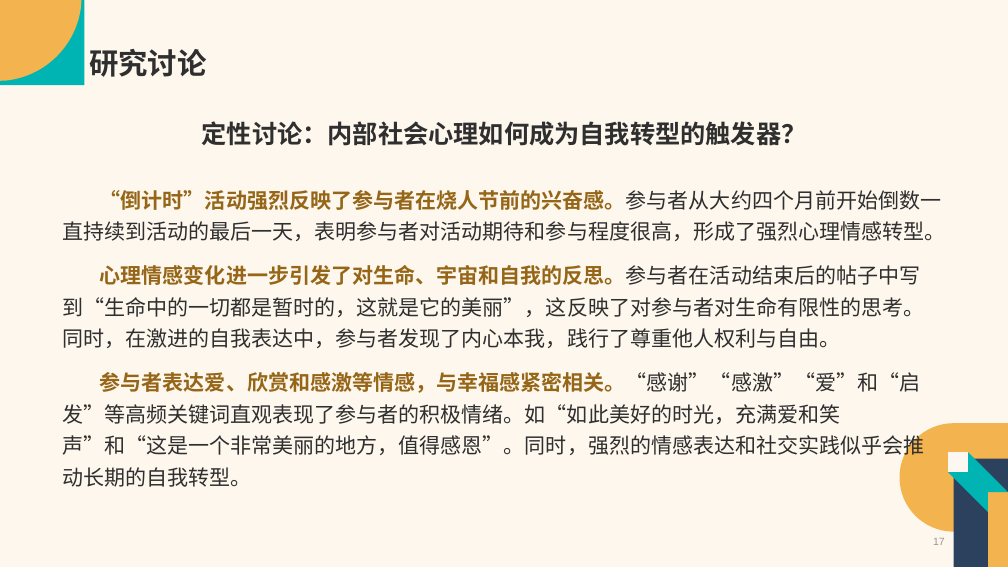
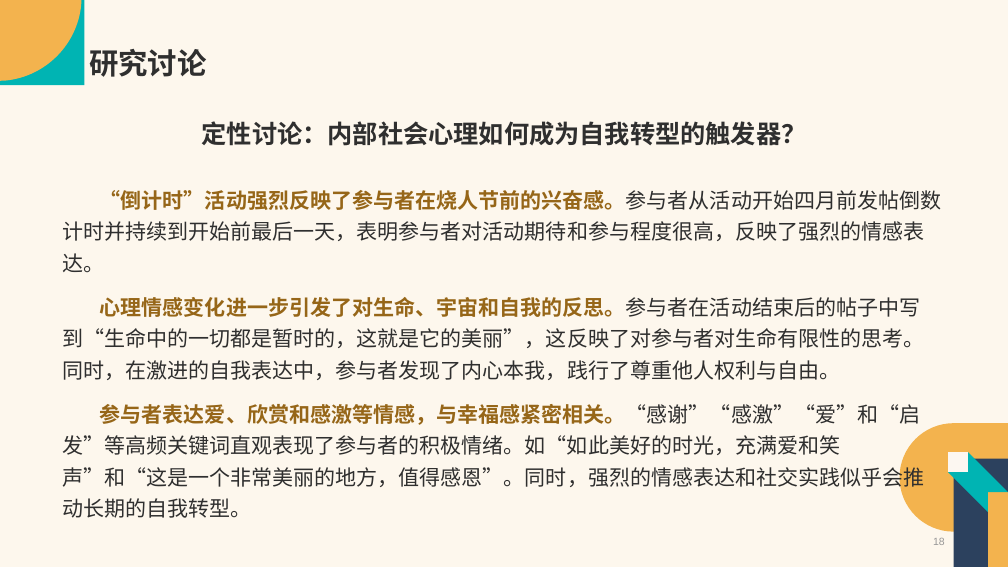
Before and after one commit to Vaelubo/Research, a slide deck: slide 18 of SSCI文章汇报.pptx (slide 17 before the commit). Drawn at 1008x567 pixels with LibreOffice and Linux fonts; fonts in the diff are those of the drawing. Boxes give left, top, right and bottom in pixels: in the first picture for what was removed or moved away, otherwise in the second. Text is boxed around its words. In the diff, an @@ line names an element or a change of style, - is before the commit and + after.

```diff
--- a/SSCI文章汇报.pptx
+++ b/SSCI文章汇报.pptx
@@ text at box(62, 190, 942, 273): text changed @@
-“倒计时”活动强烈反映了参与者在烧人节前的兴奋感。参与者从大约四个月前开始倒数一直持续到活动的最后一天，表明参与者对活动期待和参与程度很高，形成了强烈心理情感转型。
+“倒计时”活动强烈反映了参与者在烧人节前的兴奋感。参与者从活动开始四月前发帖倒数计时并持续到开始前最后一天，表明参与者对活动期待和参与程度很高，反映了强烈的情感表达。
@@ page number at box(933, 538, 945, 545): text changed @@
-17
+18
```
Also in this commit, not shown: 10 other slides changed, 2 slides added, 1 slide removed, 2 other files.
